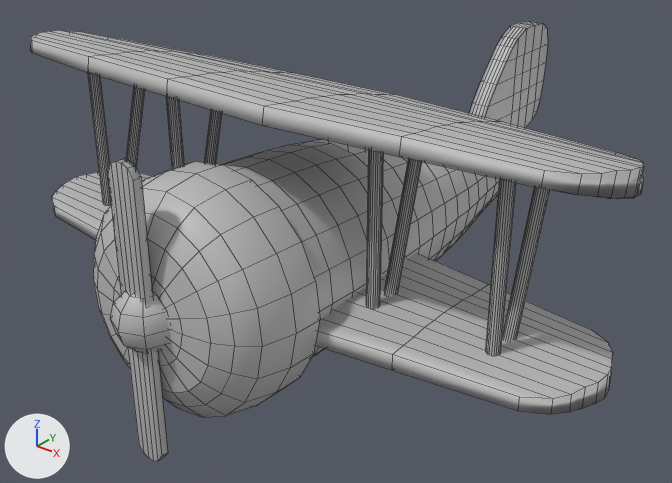
A saved change to the FBX model Assets/_3DModel/ennemis/avion.fbx.
Rendered twice from a 50 mm camera at (0.179, -0.239, 0.145) aimed at (-0.006, -0.009, 0.002). Every picture has the same lights, and +X, +Y and +Z are marked at lower left. Mesh edges are drawn as thin lines. Where no turn or scale is listed for an object, it has been applied to the vertices. Vertices at the same position are counted once.

The older version as bpy lines, for what is in view:
```python
me_mesh = bpy.data.meshes.new('Mesh')
me_mesh.from_pydata(...)  # 1491 vertices, 1638 faces; spans x -0.108..0.108, y -0.116..0.116, z -0.052..0.052
me_mesh.materials.append(mat_lambert1)  # grey #bcbcbc
ob_avion = bpy.data.objects.new('avion', me_mesh)
ob_avion.location = (0.0, 0.0073, 0.0196)
```
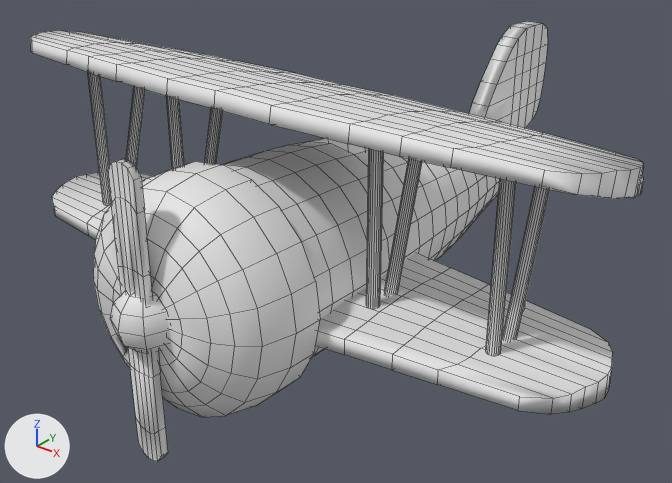
Where the newer file only moved an object's origin or applied its transform, the numbers keep the older frame.

Changed parts and their boxes [x1, y1, x2, y2] in the pictures (672 x 483 px; the box of a moved part takes in the faces that stretch with it):
part 1 of me_mesh, built on
    before: [113, 71, 633, 456]
    after: [108, 71, 644, 461]
part 2 of me_mesh, moved or reshaped
    before: [469, 21, 542, 124]
    after: [497, 113, 643, 184]
part 3 of me_mesh, moved or reshaped
    before: [92, 74, 223, 205]
    after: [31, 30, 292, 205]
part 4 of me_mesh, built on
    after: [52, 172, 152, 240]
part 5 of me_mesh, built on
    after: [316, 253, 613, 410]
part 6 of me_mesh, recoloured
    both: [30, 24, 644, 414]
part 7 of me_mesh, recoloured
    both: [315, 45, 548, 319]
part 8 of me_mesh, recoloured
    both: [88, 73, 509, 460]
part 9 of me_mesh, recoloured
    both: [310, 139, 369, 155]

The change in detail:
Material 'avion_mat2' (mat_avion_mat2) is new.
Its base color is (0.8, 0.8, 0.8) (white #e7e7e7).
Its roughness is 0.553.
Material 'avion_mat1' (mat_avion_mat1) is new.
Its base color is (0.8, 0.8, 0.8) (white #e7e7e7).
Its roughness is 0.553.
Material 'avion_mat5' (mat_avion_mat5) is new.
Its base color is (0.8, 0.8, 0.8) (white #e7e7e7).
Its roughness is 0.553.
Material 'avion_mat3' (mat_avion_mat3) is new.
Its base color is (0.8, 0.8, 0.8) (white #e7e7e7).
Its roughness is 0.553.
Material 'avion_mat4' (mat_avion_mat4) is new.
Its base color is (0.8, 0.8, 0.8) (white #e7e7e7).
Its roughness is 0.553.
me_mesh is used by ob_avion; location (0.0, 0.0073, 0.0196).
me_mesh had 1491 vertices, 1638 faces and spanned x -0.108..0.108, y -0.116..0.116, z -0.052..0.052.
me_mesh now has 1786 vertices, 1545 faces and spans x -0.108..0.108, y -0.116..0.116, z -0.052..0.052.
me_mesh part 1: 20 vertices moved from x -0.005..0.082, y -0.107..-0.017, z -0.012..0.042 to x -0.005..0.082, y -0.107..-0.019, z -0.012..0.042; 67 vertices removed from x 0.0..0.082, y -0.107..-0.018, z -0.005..0.052; 202 vertices added at x -0.009..0.082, y -0.11..-0.02, z -0.042..0.052.
me_mesh part 2: 2 vertices moved from x -0.004..0.004, y 0.065, z -0.007 to x -0.004..0.004, y 0.065, z 0.003; 80 vertices removed from x -0.002..0.002, y 0.065..0.116, z -0.007..0.038; 112 vertices added at x -0.042..0.042, y 0.069..0.102, z -0.016..-0.01.
me_mesh part 3: 17 vertices moved within x -0.081..-0.038, y -0.058..-0.033, z 0.038..0.042; 49 vertices removed from x -0.081..-0.038, y -0.057..-0.035, z 0.039..0.042; 97 vertices added at x -0.081..-0.038, y -0.074..-0.022, z 0.036..0.051.
me_mesh part 4: 4 vertices removed from x -0.079..-0.04, y -0.056..-0.047, z -0.01..-0.009; 44 vertices added at x -0.078..-0.044, y -0.074..-0.022, z -0.017..-0.009.
me_mesh part 5: 4 vertices removed from x 0.04..0.08, y -0.056..-0.047, z -0.01..-0.009; 44 vertices added at x 0.044..0.078, y -0.075..-0.021, z -0.017..-0.009.
me_mesh part 6: 364 faces spanning x -0.108..0.108, y -0.116..0.116, z -0.04..0.049 switch from mat_lambert1 (grey #bcbcbc) to mat_avion_mat1 (white #e7e7e7).
me_mesh part 7: 84 faces spanning x -0.034..0.034, y -0.076..0.116, z -0.018..0.028 switch from mat_lambert1 (grey #bcbcbc) to mat_avion_mat2 (white #e7e7e7).
me_mesh part 8: 167 faces spanning x -0.081..0.082, y -0.11..-0.033, z -0.052..0.042 switch from mat_lambert1 (grey #bcbcbc) to mat_avion_mat4 (white #e7e7e7).
me_mesh part 9: 16 faces spanning x -0.01..0.01, y -0.026..0.004, z 0.001..0.022 switch from mat_lambert1 (grey #bcbcbc) to mat_avion_mat5 (white #e7e7e7).
me_mesh now uses material mat_avion_mat3 (white #e7e7e7).
